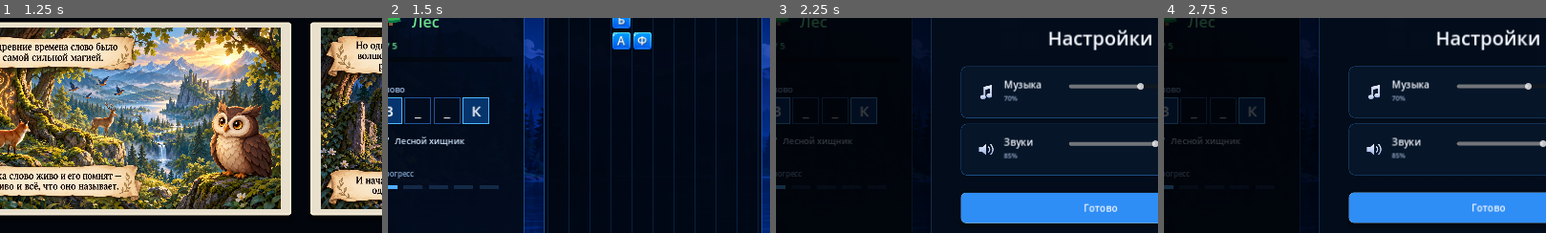
Above: before the commit, frames 1-4 (left to right).
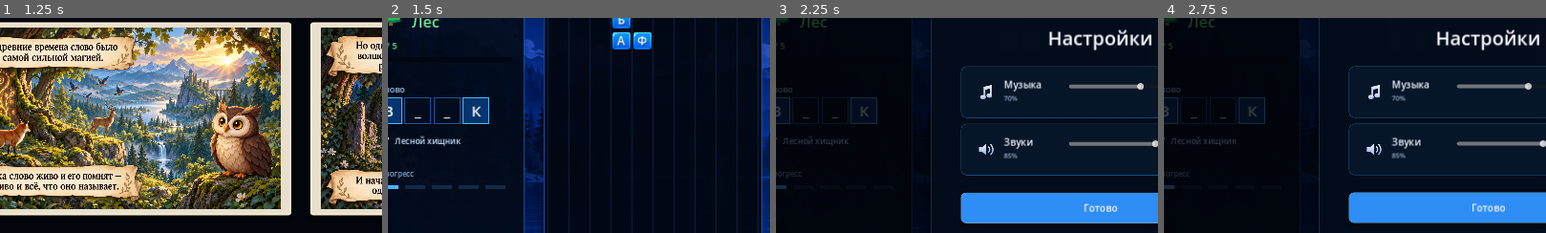
Above: after the commit, the same moments.

Repository: AndrewStartcev/word-bricks
Game: Godot game, scene res://main.tscn
The game is run twice, just before and just after one commit, with the same random seed, the same clock (stepped at 60 frames per second) and the same inputs.
Inputs (mouse positions are % of the whole screen's width and height, from its top left):
- Up to frame 1 (1.25 s): click "Играть" at 0.5 s
- Up to frame 2 (1.5 s): click "Пропустить" at 1.25 s
- Up to frame 3 (2.25 s): click (4, 6) at 2 s
- Up to frame 4 (2.75 s): no input
The pictures show only the part of the screen within x 11-61%, y 17-67%; the shares and areas given below are measured in that part.

Frame 1 is identical in both runs. In frame 2, 0.5% of the frame differs, in the area x 2-31%, y 54-80%; in frame 3, less than 0.1%; in frame 4, less than 0.1%.

Commit message:
feat: load chapter-aware gameplay

Diff:
--- a/godot/scenes/gameplay.tscn
+++ b/godot/scenes/gameplay.tscn
@@ -1,6 +1,6 @@
 [gd_scene load_steps=2 format=3]
 
-[ext_resource type="Script" path="res://scripts/game_presentation.gd" id="1_game"]
+[ext_resource type="Script" path="res://scripts/game_chaptered.gd" id="1_game"]
 
 [node name="Gameplay" type="Control"]
 layout_mode = 3
